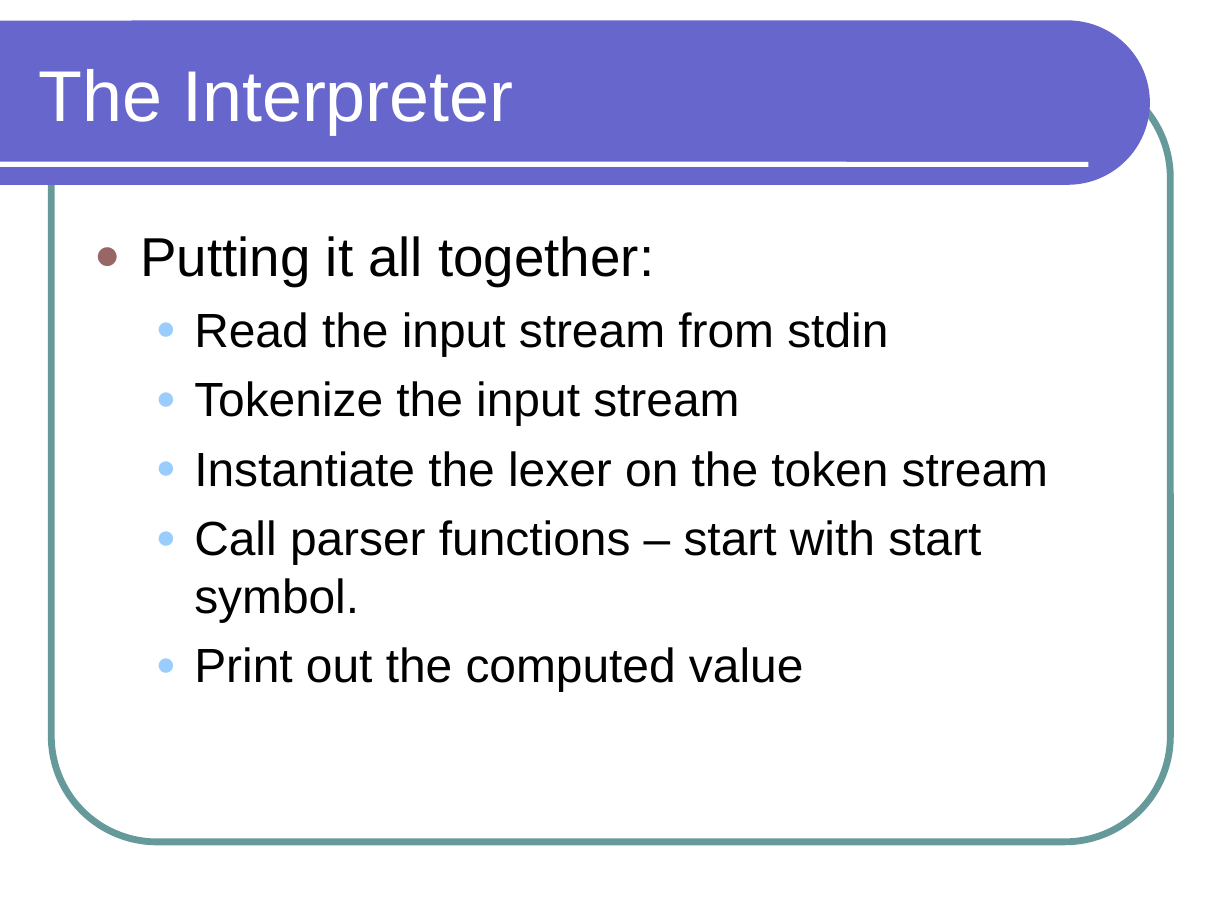
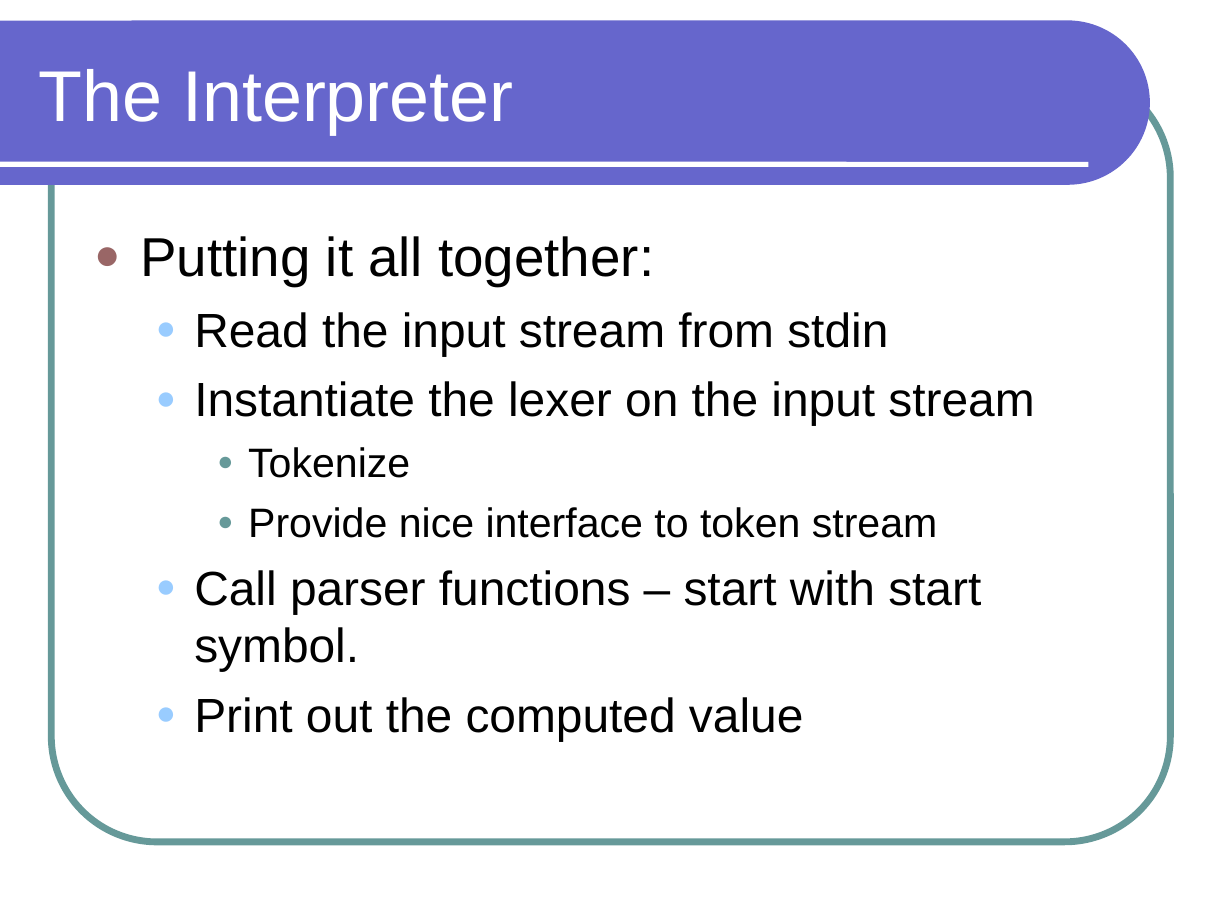
Before and after one commit to lutzhamel/CSC301, a slide deck: slide 16 of notes/csc301-ln012.ppt (slide 19 before the commit). Drawn at 1232x924 pixels with LibreOffice and Linux fonts; fonts in the diff are those of the drawing. Boxes give left, top, right and bottom in pixels: in the first picture for what was removed or moved away, otherwise in the second. Text is boxed around its words. In the diff, an @@ line names an element or a change of style, - is before the commit and + after.

```diff
--- a/notes/csc301-ln012.ppt
+++ b/notes/csc301-ln012.ppt
@@ text at [194, 381, 1034, 538]: text changed; size 28 to 24 pt @@
-  ● Tokenize the input stream
-  ● Instantiate the lexer on the token stream
+  ● Instantiate the lexer on the input stream
+    ● Tokenize
+    ● Provide nice interface to token stream
```
Also in this commit, not shown: 14 other slides changed, 3 slides added, 1 slide removed, 7 other files.
